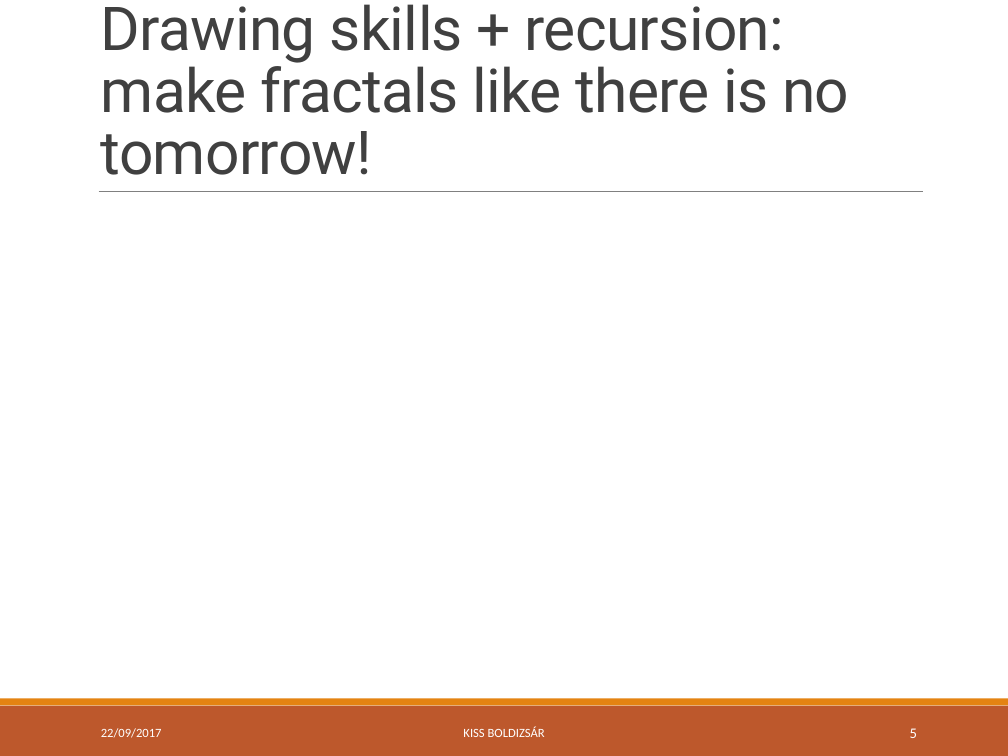
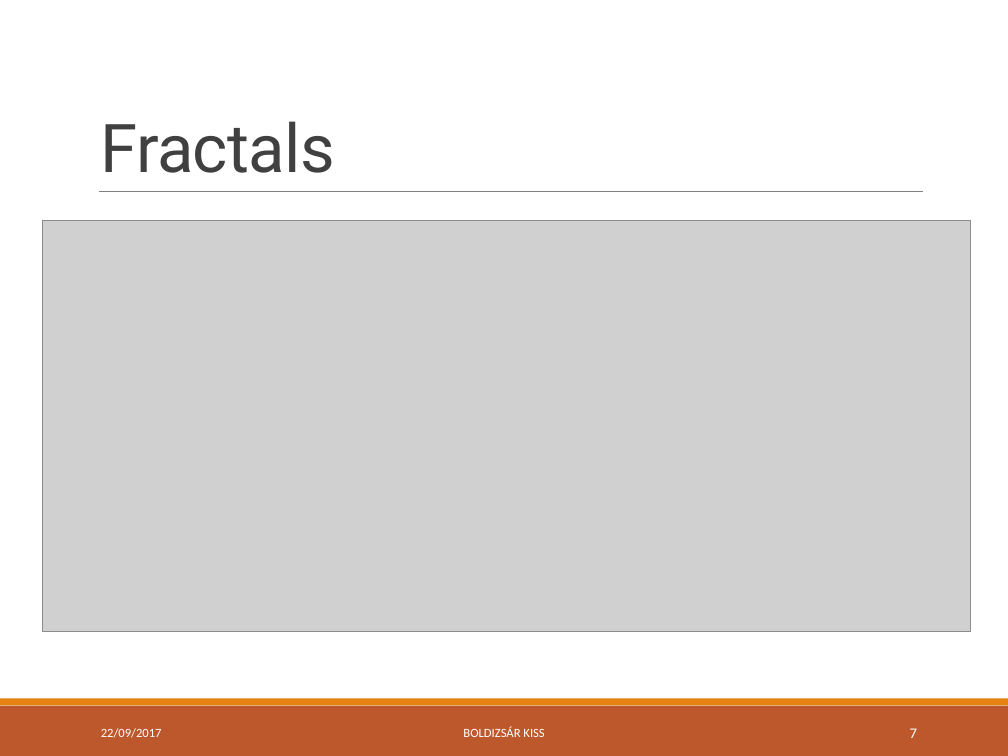
Before and after one commit to green-fox-academy/bpo106, a slide deck: slide 7 of week03/day05/demo/ppt-w03.pptx (slide 5 before the commit). Drawn at 1008x756 pixels with LibreOffice and Linux fonts; fonts in the diff are those of the drawing; grey boxes stand for pictures. Boxes give left, top, right and bottom in pixels: in the first picture for what was removed or moved away, otherwise in the second. Text is boxed around its words. In the diff, an @@ line names an element or a change of style, - is before the commit and + after.

```diff
--- a/week03/day05/demo/ppt-w03.pptx
+++ b/week03/day05/demo/ppt-w03.pptx
@@ title at box(101, 121, 335, 173): text changed; size 43.2 to 48 pt @@
-Drawing skills + recursion: make fractals like there is no tomorrow!
+Fractals
@@ picture added at box(42, 221, 972, 631) @@
@@ text at box(463, 726, 544, 737): text changed @@
-KISS BOLDIZSÁR
+BOLDIZSÁR KISS
@@ page number at box(910, 728, 917, 738): text changed @@
-5
+7
```
Also in this commit, not shown: 5 other slides changed, 3 slides added.
